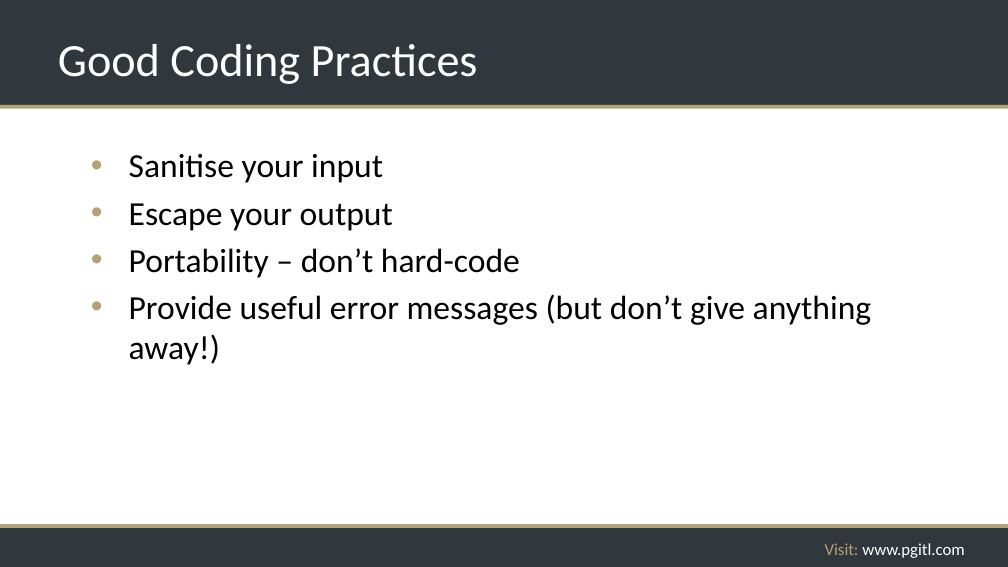
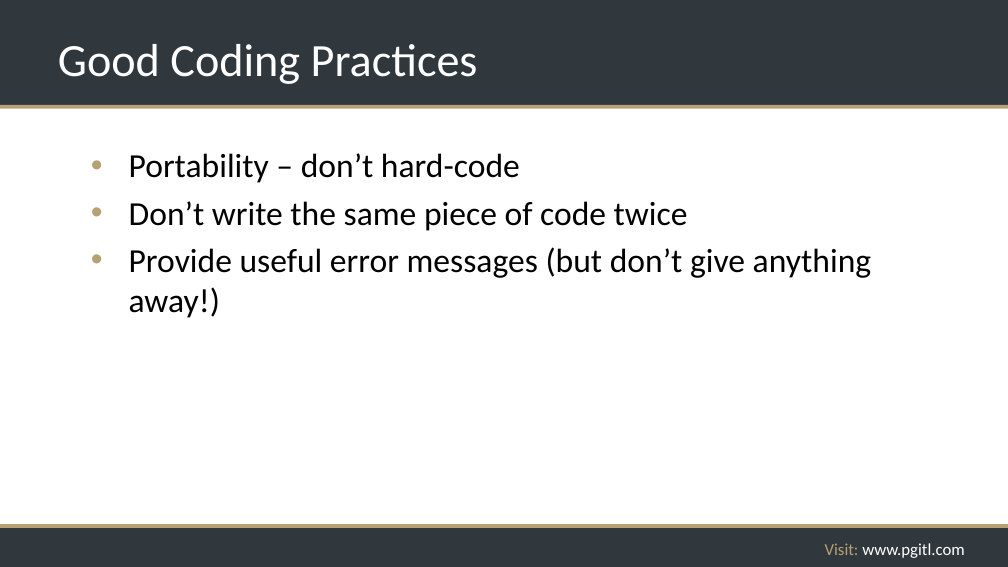
Before and after one commit to rikkouri/project-a, a slide deck: slide 233 of Programming Foundations.pptx (slide 228 before the commit). Drawn at 1008x567 pixels with LibreOffice and Linux fonts; fonts in the diff are those of the drawing; background and template pictures are left out. Boxes give left, top, right and bottom in pixels: in the first picture for what was removed or moved away, otherwise in the second. Text is boxed around its words. In the diff, an @@ line names an element or a change of style, - is before the commit and + after.

```diff
--- a/Programming Foundations.pptx
+++ b/Programming Foundations.pptx
@@ text at (x1=129, y1=154, x2=393, y2=231): paragraphs removed @@
-• Sanitise your input
-• Escape your output
@@ text at (x1=129, y1=201, x2=688, y2=231): paragraph added @@
+• Don’t write the same piece of code twice
```
Also in this commit, not shown: 6 other slides changed, 18 slides removed.
